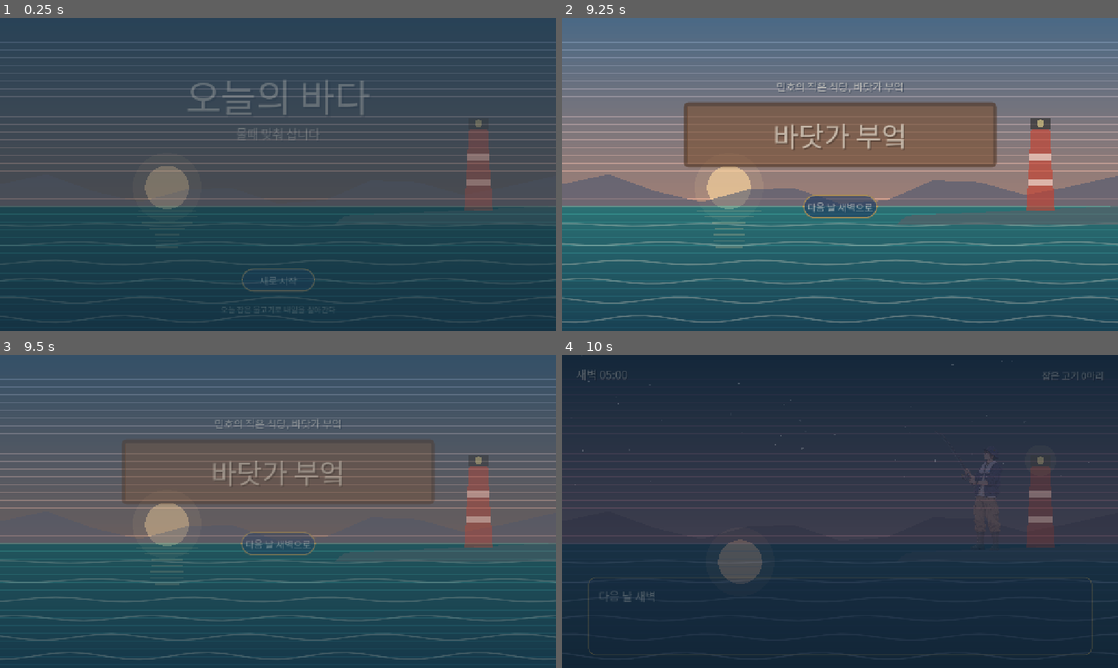
Above: before the commit, frames 1-4 (two rows, left to right).
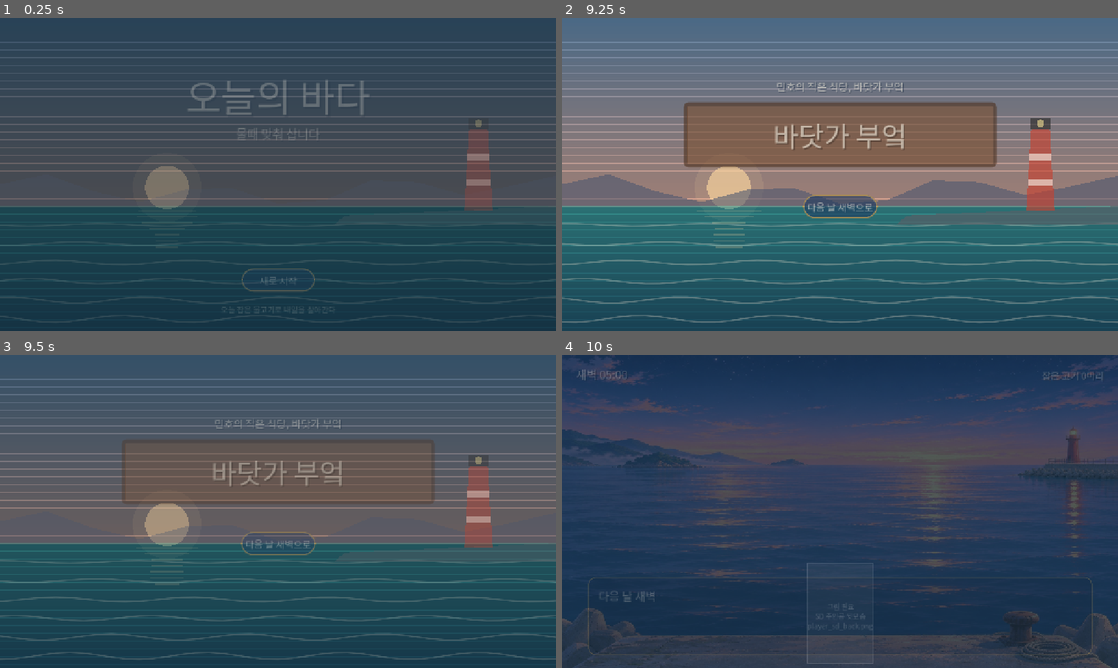
Above: after the commit, the same moments.

Repository: Crong94/harbor-days
Game: Godot game, scene res://scenes/title/title.tscn
Same seed, same stepped clock (60 frames per second), same inputs: the game is played once before the commit and once after it.
Inputs (mouse positions are in pixels of both pictures, inside the frame that each line leads up to):
- Up to frame 1 (0.25 s): no input
- Up to frame 2 (9.25 s): click "새로 시작" at 0.5 s; click (840, 221) at 1.27 s; type "12" at 1.35 s; click "이름 추천" at 2 s; click "서명하기" at 2.75 s; click "이름 추천" at 3.5 s; click (840, 124) at 4.27 s; type "12" at 4.35 s; click "이름 추천" at 5 s; click "간판 달기" at 5.75 s; tap Enter (ui_accept) at 6.5, 6.77, 7.52, 8.75, 9.02 s; move the mouse to (962, 158) at 6.52 s; tap Space every 0.75 s from 6.6 to 8.85 s; click (962, 158) at 6.67 s; move the mouse to (840, 277) at 7.27 s; click (840, 277) at 7.42 s; move the mouse to (895, 105) at 8.02 s; click (895, 105) at 8.17 s; move the mouse to (812, 237) at 8.77 s; click (812, 237) at 8.92 s
- Up to frame 3 (9.5 s): no input
- Up to frame 4 (10 s): click "다음 날 새벽으로" at 9.5 s

Frames 1-3 are identical in both runs. In frame 4, 44% of the frame differs, in the area x 0-100%, y 0-100%.

Commit message:
낚시 화면을 방파제 끝 뒤쪽 시점으로 변경
- 사용자가 준 새벽 낚시 배경(bg_fishing_dawn.jpg) 적용
- 찌가 멀리 떨어질수록 작아지고 수평선 쪽으로 올라가는 원근감
- 주인공은 SD 뒷모습 그림 자리(player_sd_back)로, 받으면 낚싯대 끝 위치만 맞춘다
- 안내 문구를 화면 위쪽으로 이동, 그림은 png와 jpg 모두 지원

Co-Authored-By: Claude Opus 5.5 <noreply@anthropic.com>
Claude-Session: https://claude.ai/code/session_01Q4t6QALDimXXUyno2JYVRg

Diff:
--- a/scenes/fishing/fishing.gd
+++ b/scenes/fishing/fishing.gd
@@ -36,13 +36,20 @@
 var _summary: PanelContainer
 var _summary_list: Label
 
-## 낚시 자세 그림(player_fishing.png) 기준 위치. 그림 크기 대비 비율이다.
-const PLAYER_ART_SIZE := Vector2(158.0, 276.0)
-const ART_TIP := Vector2(0.009, 0.005) # 낚싯대 끝
-const ART_HANDS := Vector2(0.47, 0.34) # 손 (기울일 때 중심)
-const ART_FEET_X := 0.73 # 두 발 가운데
-
-var _has_art := false
+## 뒤쪽 시점 낚시 화면. 아래 위치는 배경 그림(bg_fishing_dawn) 크기 대비 비율이다.
+## 배경 그림이 바뀌면 이 숫자들만 그림에 맞춰 고친다.
+const BG_ART := "bg_fishing_dawn"
+const BG_ART_BLEND := "bg_fishing_morning"
+const WATER_NEAR_Y := 0.84 # 방파제 바로 앞 바다
+const WATER_FAR_Y := 0.40 # 가장 멀리 던졌을 때 (수평선 0.35 바로 아래)
+const FEET := Vector2(0.5, 0.985) # 주인공 발 위치
+const FLOAT_NEAR_SCALE := 1.0
+const FLOAT_FAR_SCALE := 0.4
+
+## SD 주인공 뒷모습 그림(player_sd_back.png) 기준 위치. 그림 크기 대비 비율이다.
+const PLAYER_SIZE := Vector2(150.0, 230.0)
+const SD_TIP := Vector2(0.95, 0.02) # 낚싯대 끝 (그림이 오면 맞춘다)
+
 var _held := false
 var _in_story := true
 var _ending := false
@@ -59,12 +66,11 @@
 
 	_bg = SeaBackdrop.new()
 	_bg.mode = SeaBackdrop.Mode.DAWN
+	_bg.art_base = BG_ART
+	_bg.art_blend = BG_ART_BLEND
 	add_child(_bg)
 
-	_player = ArtSlot.make("player_fishing", "주인공 (낚시 자세)", Vector2(120, 180))
-	_has_art = ArtSlot.has_art("player_fishing")
-	if _has_art:
-		_player.custom_minimum_size = PLAYER_ART_SIZE
+	_player = ArtSlot.make("player_sd_back", "SD 주인공 뒷모습", PLAYER_SIZE)
 	add_child(_player)
 
 	_layer = Control.new()
@@ -215,9 +221,10 @@
 	add_child(_count)
 
 	_hint = UiKit.shadowed(UiKit.label("", 24, UiKit.CREAM, HORIZONTAL_ALIGNMENT_CENTER), Color(0, 0, 0, 0.6), 2)
-	_hint.set_anchors_and_offsets_preset(Control.PRESET_BOTTOM_WIDE)
-	_hint.offset_top = -70
-	_hint.offset_bottom = -30
+	# 화면 아래쪽은 주인공 자리라 안내 문구는 위쪽 장력 막대 아래에 둔다
+	_hint.set_anchors_and_offsets_preset(Control.PRESET_TOP_WIDE)
+	_hint.offset_top = 128
+	_hint.offset_bottom = 168
 	add_child(_hint)
 
 
@@ -316,87 +323,77 @@
 
 
 func _place_player() -> void:
-	_player.size = _player.custom_minimum_size
-	if not _has_art:
-		var x := size.x * 0.70
-		_player.position = Vector2(x, _bg.breakwater_top_y(x + 60) - _player.size.y)
-		return
-	var feet_x := size.x * 0.76
-	_player.position = Vector2(feet_x - ART_FEET_X * _player.size.x, _bg.breakwater_top_y(feet_x) - _player.size.y + 4)
-	_player.pivot_offset = ART_HANDS * _player.size
-	# 상태에 따라 몸을 살짝 기울여 낚싯대 움직임을 표현한다 (+는 뒤로 젖힘)
+	_player.size = PLAYER_SIZE
+	var feet := _bg.art_point(FEET)
+	_player.position = feet - Vector2(_player.size.x / 2.0, _player.size.y)
+	_player.pivot_offset = Vector2(_player.size.x / 2.0, _player.size.y)
+	# 상태에 따라 몸을 살짝 기울여 낚싯대 움직임을 표현한다 (-는 뒤로 젖힘)
 	var tilt := 0.0
 	match logic.state:
 		FishingLogic.State.CHARGING:
-			tilt = 12.0 * logic.power
+			tilt = -8.0 * logic.power
 		FishingLogic.State.CASTING:
-			tilt = lerpf(12.0 * logic.cast_power, -6.0, minf(logic.progress * 2.5, 1.0))
+			tilt = lerpf(-8.0 * logic.cast_power, 5.0, minf(logic.progress * 2.5, 1.0))
 		FishingLogic.State.REELING:
-			tilt = 3.0 + logic.fish_pull() * 5.0
+			tilt = -2.0 - logic.fish_pull() * 4.0
 		FishingLogic.State.BITE:
-			tilt = -2.0
+			tilt = 2.0
 	_player.rotation = lerp_angle(_player.rotation, deg_to_rad(tilt), 0.25)
-	# 어두운 새벽에는 캐릭터도 푸르스름하게 어둡게, 밝아질수록 원래 색으로
-	_player.modulate = Color(0.62, 0.62, 0.78).lerp(Color.WHITE, _bg.brightness)
 
 
 # ─── 낚싯대, 줄, 찌 ─────────────────────────────────
-# 낚시 도구는 게임 판정을 보여 주는 요소라 선과 점으로만 그린다.
-
-func _rod_base() -> Vector2:
-	return _player.position + Vector2(20, 70)
-
+# 낚싯줄과 찌는 게임 판정을 보여 주는 요소라 선과 점으로만 그린다.
 
 func _rod_tip() -> Vector2:
-	if _has_art:
-		return _player.get_transform() * (ART_TIP * _player.size)
-	var base := _rod_base()
-	var s := logic.state
-	var rod_len := 150.0
-	var angle := -2.2 # 기본: 바다 쪽으로 비스듬히
-	if s == FishingLogic.State.CHARGING:
-		angle = lerpf(-1.9, -0.9, logic.power) # 뒤로 젖힘
-	elif s == FishingLogic.State.CASTING:
-		angle = lerpf(-0.9, -2.2, minf(logic.progress * 3.0, 1.0))
-	elif s == FishingLogic.State.REELING:
-		angle = -2.45 + logic.fish_pull() * 0.25
-	return base + Vector2(cos(angle), sin(angle)) * rod_len
-
-
-func _float_target() -> Vector2:
-	var hy := _bg.horizon_y()
-	var p := logic.cast_power
-	return Vector2(lerpf(size.x * 0.56, size.x * 0.12, p), lerpf(hy + size.y * 0.17, hy + size.y * 0.06, p))
+	return _player.get_transform() * (SD_TIP * _player.size)
+
+
+## 바다 위 깊이(0 = 방파제 앞, 1 = 가장 멀리)를 화면 좌표로 바꾼다.
+func _water_point(depth: float) -> Vector2:
+	var near := _bg.art_point(Vector2(0.48, WATER_NEAR_Y))
+	var far := _bg.art_point(Vector2(0.52, WATER_FAR_Y))
+	# 멀수록 화면에서 덜 움직이도록 (원근감)
+	var k := 1.0 - pow(1.0 - clampf(depth, 0.0, 1.0), 1.6)
+	return near.lerp(far, k)
+
+
+func _depth_scale(depth: float) -> float:
+	return lerpf(FLOAT_NEAR_SCALE, FLOAT_FAR_SCALE, clampf(depth, 0.0, 1.0))
+
+
+## 지금 찌(또는 물고기)가 있는 깊이
+func _float_depth() -> float:
+	if logic.state == FishingLogic.State.REELING:
+		return logic.cast_power * logic.distance
+	return logic.cast_power
 
 
 func _float_pos() -> Vector2:
-	var target := _float_target()
+	var target := _water_point(logic.cast_power)
+	var sc := _depth_scale(logic.cast_power)
 	match logic.state:
 		FishingLogic.State.CASTING:
 			var tip := _rod_tip()
 			var k := logic.progress
 			var p := tip.lerp(target, k)
-			p.y -= sin(k * PI) * 160.0 * (0.4 + logic.cast_power)
+			p.y -= sin(k * PI) * 220.0 * (0.4 + logic.cast_power)
 			return p
 		FishingLogic.State.WAITING:
-			return target + Vector2(0, sin(_t * 2.2) * 2.0 + logic.nibble * 7.0)
+			return target + Vector2(0, (sin(_t * 2.2) * 2.0 + logic.nibble * 7.0) * sc)
 		FishingLogic.State.BITE:
-			return target + Vector2(0, 14)
+			return target + Vector2(0, 14 * sc)
 		FishingLogic.State.REELING:
-			var shore := Vector2(size.x * 0.64, _bg.horizon_y() + size.y * 0.19)
-			return shore.lerp(target, logic.distance)
+			return _water_point(_float_depth())
 	return target
 
 
 func _draw_layer() -> void:
 	var s := logic.state
 	var tip := _rod_tip()
-	if not _has_art:
-		_layer.draw_line(_rod_base(), tip, Color("3b2a1e"), 4.0, true)
 
 	if s in [FishingLogic.State.CASTING, FishingLogic.State.WAITING, FishingLogic.State.BITE, FishingLogic.State.REELING]:
 		var fp := _float_pos()
-		var sag := 0.0 if s == FishingLogic.State.REELING else 40.0
+		var sag := 0.0 if s == FishingLogic.State.REELING else 14.0
 		var tension_col := Color(1, 1, 1, 0.7)
 		if s == FishingLogic.State.REELING:
 			tension_col = Color(1, 1, 1, 0.8).lerp(Color("ff5a4a"), clampf((logic.tension - 0.7) / 0.3, 0.0, 1.0))
@@ -409,11 +406,13 @@
 		_layer.draw_polyline(pts, tension_col, 1.5, true)
 
 		if s == FishingLogic.State.REELING:
+			var ssc := _depth_scale(_float_depth())
 			for sp in _splashes:
 				var a: float = 1.0 - sp.t / 0.5
-				_layer.draw_arc(fp + sp.off, 6.0 + sp.t * 30.0, PI, TAU, 12, Color(1, 1, 1, a * 0.8), 2.0)
+				_layer.draw_arc(fp + sp.off * ssc, (6.0 + sp.t * 30.0) * ssc, PI, TAU, 12, Color(1, 1, 1, a * 0.8), 2.0)
 		else:
-			_draw_float(fp, s == FishingLogic.State.BITE)
+			var fsc := 1.0 if s == FishingLogic.State.CASTING else _depth_scale(logic.cast_power)
+			_draw_float(fp, s == FishingLogic.State.BITE, fsc)
 
 	if s == FishingLogic.State.CHARGING:
 		_draw_power_gauge()
@@ -421,16 +420,16 @@
 		_draw_tension_bar()
 
 
-func _draw_float(p: Vector2, sunk: bool) -> void:
+func _draw_float(p: Vector2, sunk: bool, k := 1.0) -> void:
 	if sunk:
-		var r := 8.0 + fmod(_t * 40.0, 24.0)
-		_layer.draw_arc(p + Vector2(0, -6), r, 0, TAU, 24, Color(1, 1, 1, 0.6), 2.0)
-		_layer.draw_circle(p + Vector2(0, -12), 4.0, Color("ff6a3d"))
+		var r := (8.0 + fmod(_t * 40.0, 24.0)) * k
+		_layer.draw_arc(p + Vector2(0, -6) * k, r, 0, TAU, 24, Color(1, 1, 1, 0.6), 2.0)
+		_layer.draw_circle(p + Vector2(0, -12) * k, 4.0 * k, Color("ff6a3d"))
 		return
-	_layer.draw_line(p + Vector2(0, -22), p + Vector2(0, -8), Color("ff6a3d"), 4.0)
-	_layer.draw_circle(p + Vector2(0, -6), 6.0, Color("ff6a3d"))
-	_layer.draw_circle(p + Vector2(0, 2), 6.0, Color("f6efe0"))
-	_layer.draw_line(p + Vector2(-14, 6), p + Vector2(14, 6), Color(1, 1, 1, 0.5), 1.5)
+	_layer.draw_line(p + Vector2(0, -22) * k, p + Vector2(0, -8) * k, Color("ff6a3d"), maxf(1.5, 4.0 * k))
+	_layer.draw_circle(p + Vector2(0, -6) * k, 6.0 * k, Color("ff6a3d"))
+	_layer.draw_circle(p + Vector2(0, 2) * k, 6.0 * k, Color("f6efe0"))
+	_layer.draw_line(p + Vector2(-14, 6) * k, p + Vector2(14, 6) * k, Color(1, 1, 1, 0.5), 1.5)
 
 
 func _draw_power_gauge() -> void:
@@ -462,7 +461,7 @@
 func _expose_state_for_tests() -> void:
 	if not OS.has_feature("web"):
 		return
-	var key := "%s|%d|%s|%d" % [FishingLogic.State.keys()[logic.state], int(logic.tension * 100), str(_in_story), GameState.caught_today.size()]
+	var key := "%s|%d|%s|%d|%d" % [FishingLogic.State.keys()[logic.state], int(logic.tension * 100), str(_in_story), GameState.caught_today.size(), int(logic.cast_power * 100)]
 	if key != get_meta("_last_key", ""):
 		set_meta("_last_key", key)
 		JavaScriptBridge.eval("window.__fish = '%s';" % key)
--- a/scripts/ui/art_slot.gd
+++ b/scripts/ui/art_slot.gd
@@ -20,20 +20,26 @@
 
 
 static func has_art(id: String) -> bool:
-	return ResourceLoader.exists(ART_DIR + id + ".png")
+	return ResourceLoader.exists(ART_DIR + id + ".png") or ResourceLoader.exists(ART_DIR + id + ".jpg")
+
+
+## 그림 파일 경로 (png 우선, 없으면 jpg)
+static func art_path(id: String) -> String:
+	var png := ART_DIR + id + ".png"
+	return png if ResourceLoader.exists(png) else ART_DIR + id + ".jpg"
 
 
 func _ready() -> void:
 	mouse_filter = Control.MOUSE_FILTER_IGNORE
 	if has_art(art_id):
-		_tex = load(ART_DIR + art_id + ".png")
+		_tex = load(art_path(art_id))
 	queue_redraw()
 
 
 func set_art(id: String, label: String) -> void:
 	art_id = id
 	label_text = label
-	_tex = load(ART_DIR + id + ".png") if has_art(id) else null
+	_tex = load(art_path(id)) if has_art(id) else null
 	queue_redraw()
 
 
--- a/scripts/ui/sea_backdrop.gd
+++ b/scripts/ui/sea_backdrop.gd
@@ -53,13 +53,21 @@
 		art_base = "bg_breakwater_dawn"
 		art_blend = "bg_breakwater_morning"
 	if not art_base.is_empty() and ArtSlot.has_art(art_base):
-		_base_tex = load(ArtSlot.ART_DIR + art_base + ".png")
+		_base_tex = load(ArtSlot.art_path(art_base))
 	if not art_blend.is_empty() and ArtSlot.has_art(art_blend):
-		_blend_tex = load(ArtSlot.ART_DIR + art_blend + ".png")
+		_blend_tex = load(ArtSlot.art_path(art_blend))
 
 
 func has_art() -> bool:
 	return _base_tex != null
+
+
+## 배경 그림 위의 비율 위치(0~1)를 화면 좌표로 바꾼다. 그림이 없으면 화면 비율 그대로.
+func art_point(norm: Vector2) -> Vector2:
+	if not _base_tex:
+		return norm * size
+	var r := _cover_rect(_base_tex)
+	return r.position + norm * r.size
 
 
 ## 화면을 꽉 채우도록 비율을 유지해 늘린 영역
Binary file added: assets/art/bg_fishing_dawn.jpg
Not shown, added: assets/art/bg_fishing_dawn.jpg.import
Not shown, changed: docs/그림_요청_목록.md
